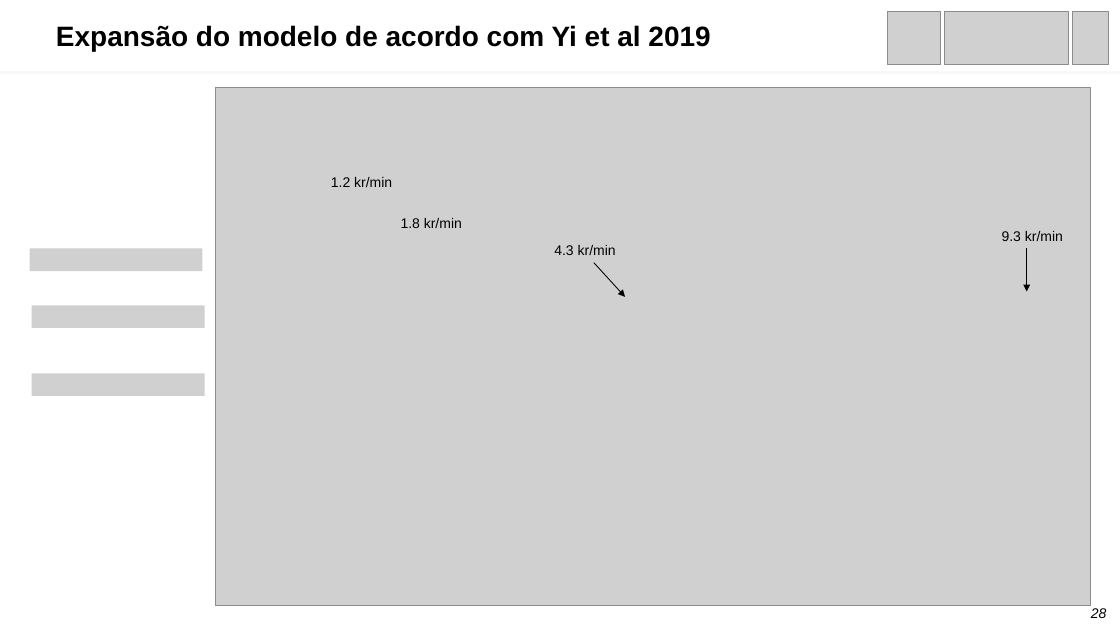
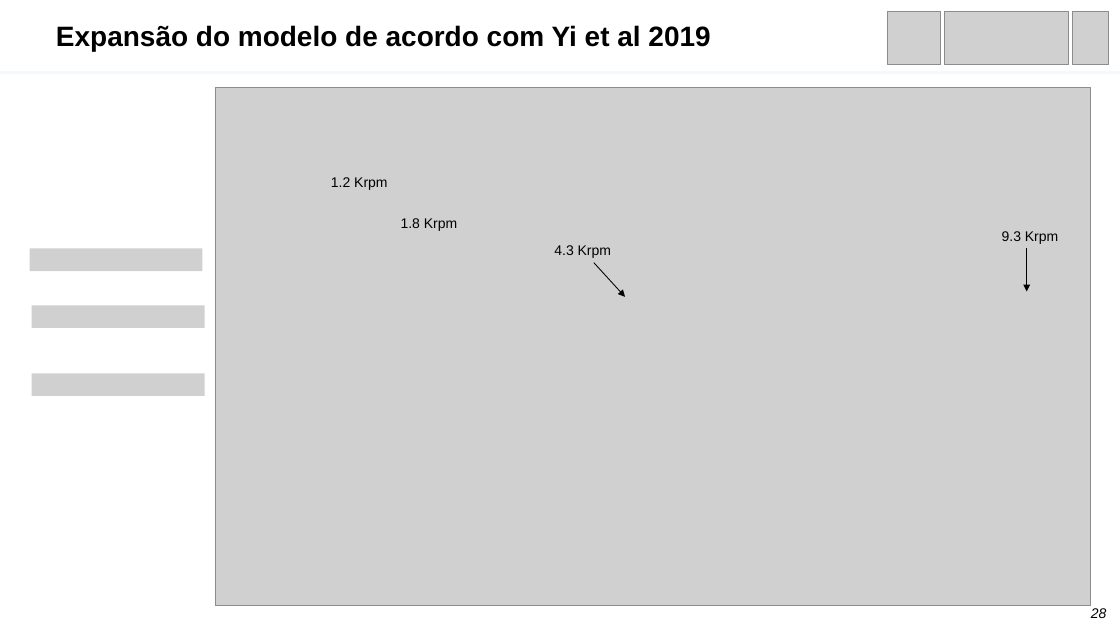
Before and after one commit to murilloabs/Master_Dissertation, a slide deck: slide 28 of DISSERTACAO/results/Apresentacao_Backlash_V3.pptx. Drawn at 1120x630 pixels with LibreOffice and Linux fonts; fonts in the diff are those of the drawing; grey boxes stand for pictures. Boxes give left, top, right and bottom in pixels: in the first picture for what was removed or moved away, otherwise in the second. Text is boxed around its words. In the diff, an @@ line names an element or a change of style, - is before the commit and + after.

```diff
--- a/DISSERTACAO/results/Apresentacao_Backlash_V3.pptx
+++ b/DISSERTACAO/results/Apresentacao_Backlash_V3.pptx
@@ text at [331, 177, 387, 190]: text changed @@
-1.2 kr/min
+1.2 Krpm
@@ text at [401, 218, 457, 231]: text changed @@
-1.8 kr/min
+1.8 Krpm
@@ text at [1002, 231, 1058, 244]: text changed @@
-9.3 kr/min
+9.3 Krpm
@@ text at [554, 245, 611, 258]: text changed @@
-4.3 kr/min
+4.3 Krpm
```
Also in this commit, not shown: 3 other slides changed, 19 other files.
